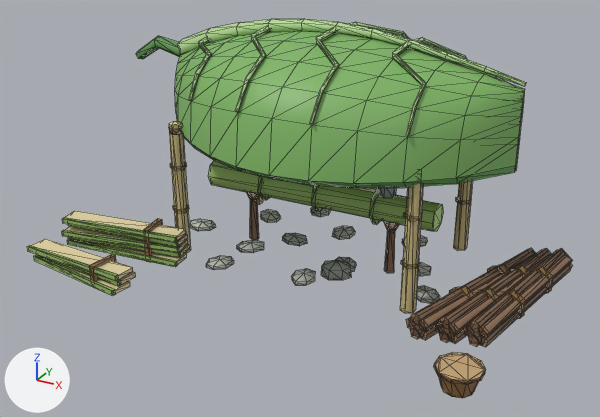
The glTF model godot/art/models/sawmill.glb as it was, and as the next commit left it.
One viewpoint serves both versions: a camera (50 mm lens) standing at (2.7, -5.28, 2.95) and looking at (0.01, -0.39, 0.5). Arrows for +X, +Y and +Z are at lower left; the lights stay in place. The first picture is the older version. Mesh edges are drawn as thin lines.

Objects in the first picture: 'body', 'body_nh', 'body_nl'.
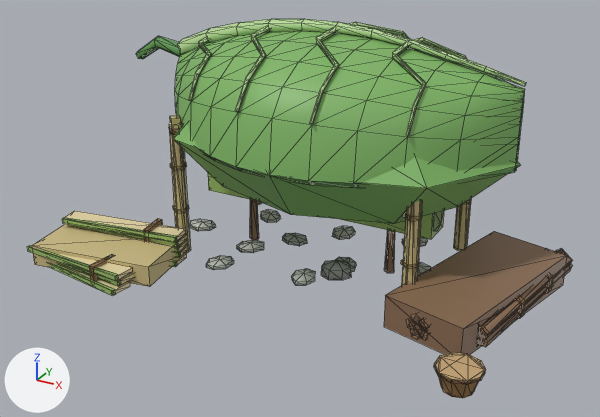
Boxes [x1, y1, x2, y2] around the edits, measured in the pictures (600 x 417 px):
'body__far', added
    after: [32, 115, 567, 355]

The change, as a list of edits to the scene's bpy script:
```text
Add me_body__far:
    me_body__far.from_pydata(...)  # 82 vertices, 132 faces; spans x -1.89..1.81, y -1.3..0.97, z 0.0..1.53
    me_body__far.materials.append(mat_defaultmaterial_001)
Add ob_body__far:
    ob_body__far = bpy.data.objects.new('body__far', me_body__far)
    ob_body__far.location = (0.0, 0.0, 0.0)
```
